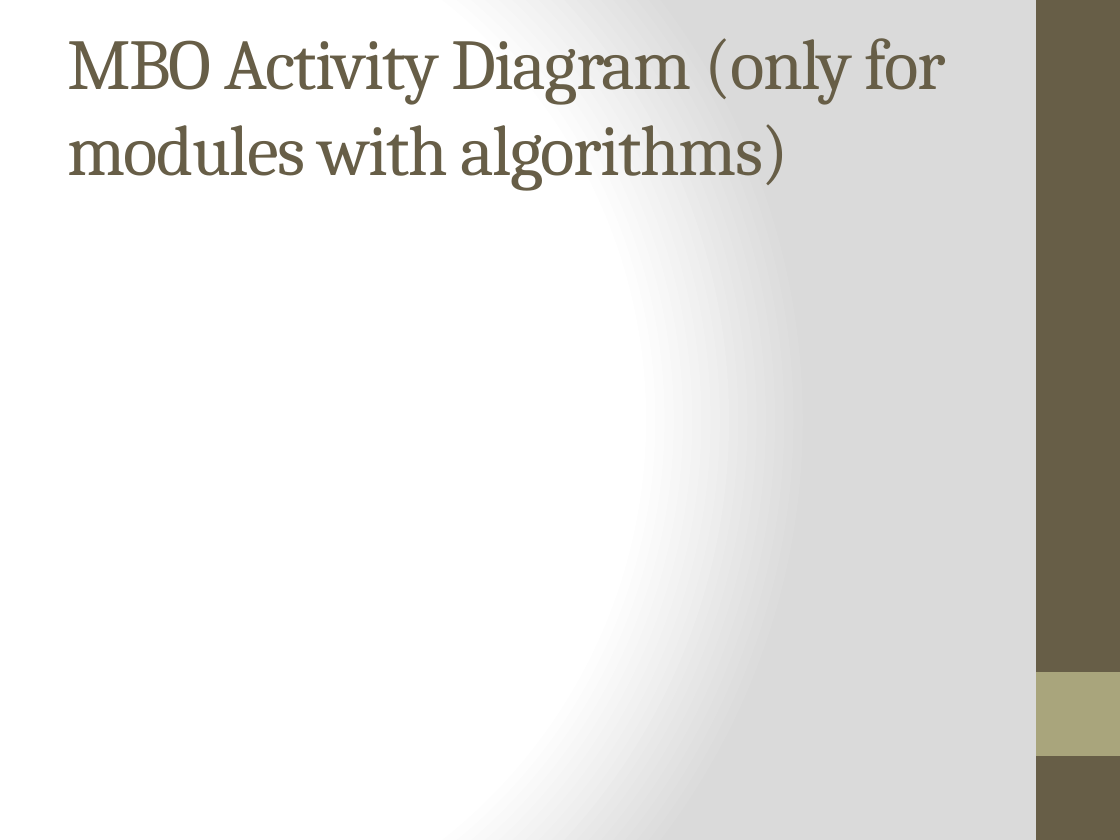
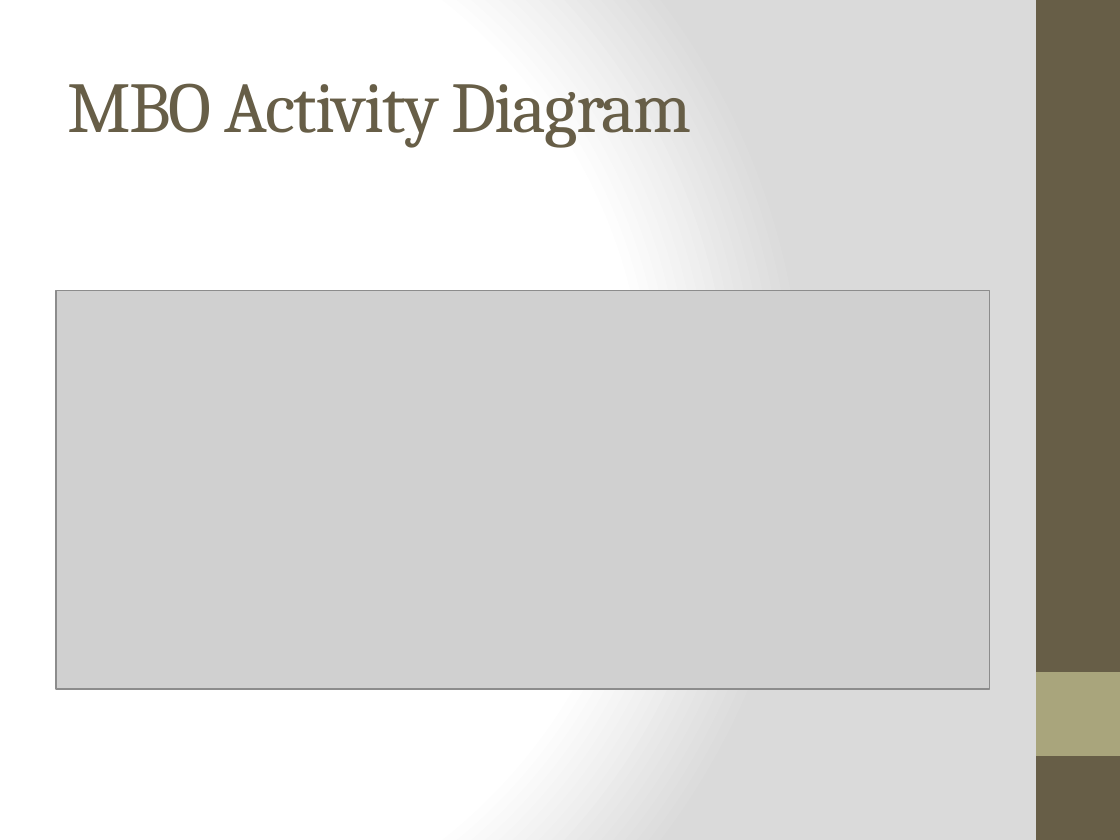
Before and after one commit to meylingtaing/COE1186, a slide deck: slide 11 of Design Review/DesignReview.pptx. Drawn at 1120x840 pixels with LibreOffice and Linux fonts; fonts in the diff are those of the drawing; grey boxes stand for pictures. Boxes give left, top, right and bottom in pixels: in the first picture for what was removed or moved away, otherwise in the second. Text is boxed around its words. In the diff, an @@ line names an element or a change of style, - is before the commit and + after.

Commit message:
added MBO diagrams

```diff
--- a/Design Review/DesignReview.pptx
+++ b/Design Review/DesignReview.pptx
@@ title at (67, 83, 692, 147): text changed @@
-MBO Activity Diagram (only for modules with algorithms)
+MBO Activity Diagram
@@ picture added at (56, 291, 989, 690) @@
```
Also in this commit, not shown: 1 other slide changed, 1 slide added.
